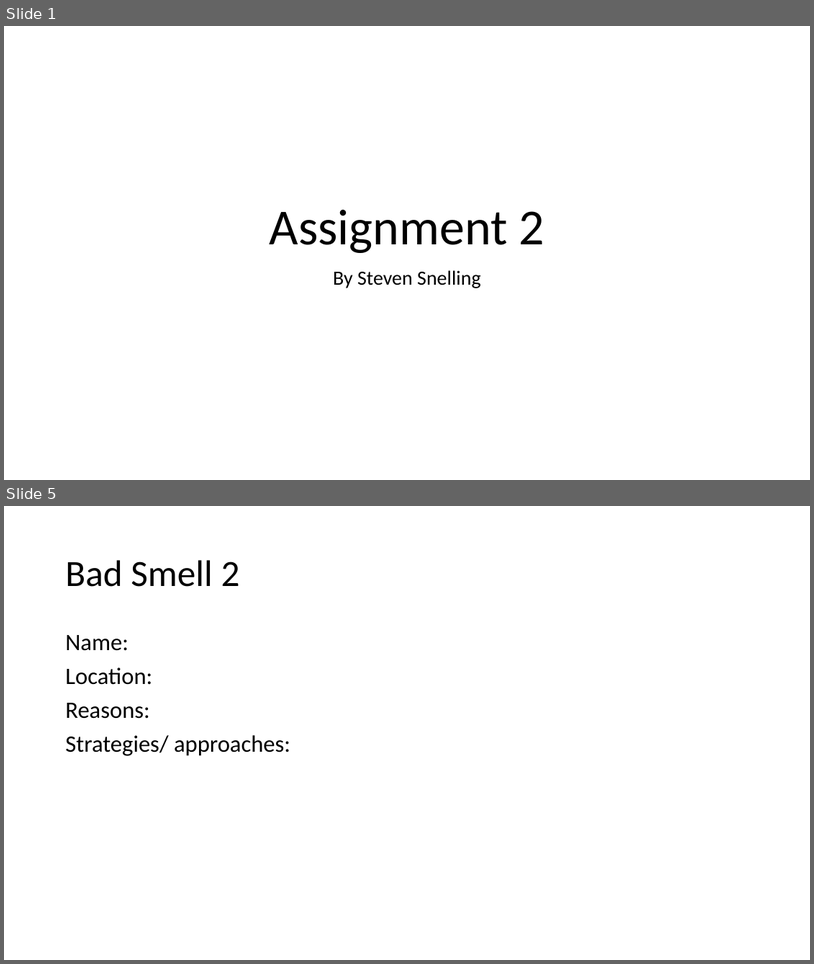
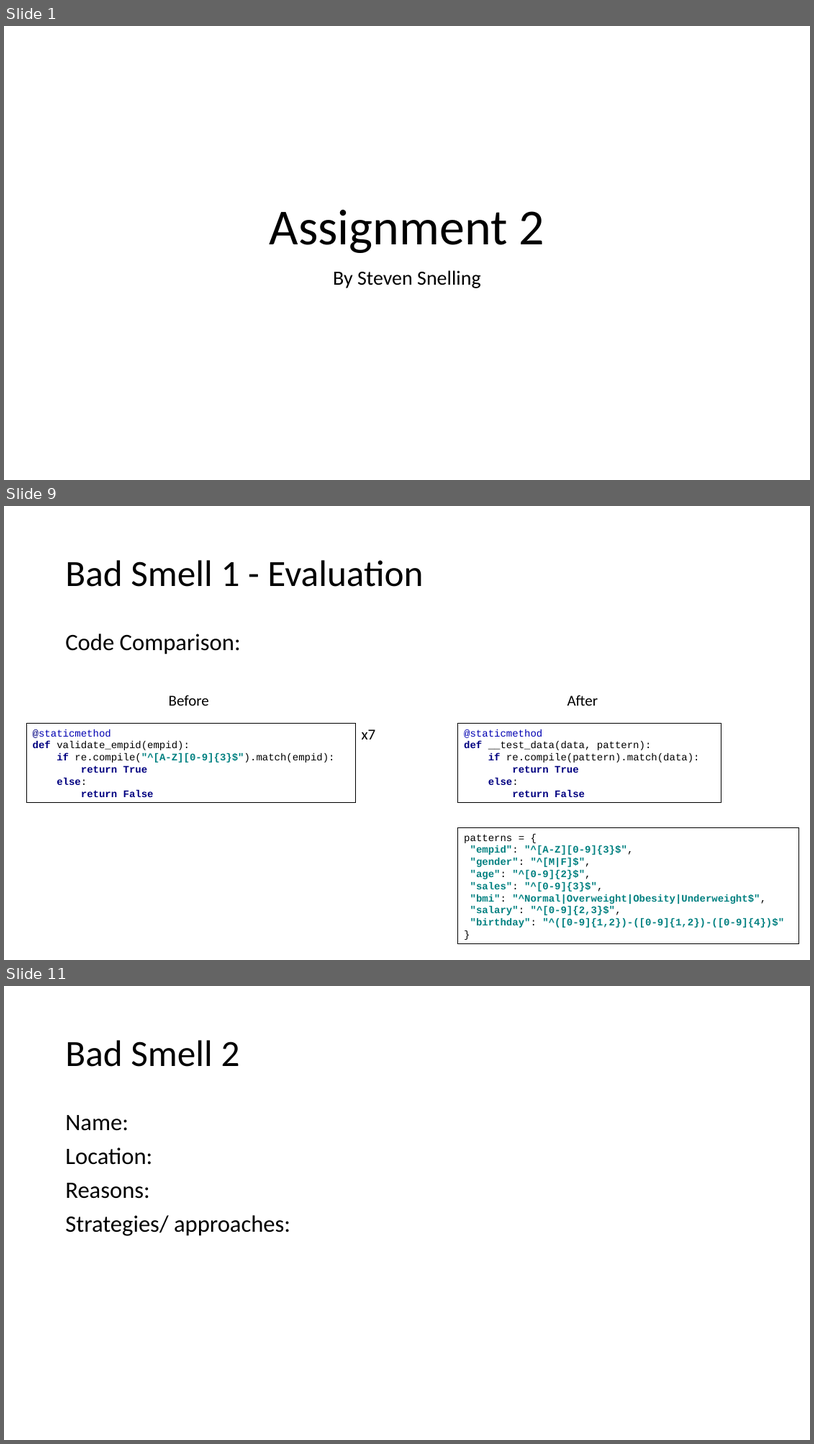
Before and after one commit to steven-snelling/PR301-Assignment_2, a slide deck: bad_smells.pptx. Shown one above the other, each under a label of ours: slides 1 and 5 before the commit, slides 1, 9 and 11 after it; the slides between them are not shown. The pictures are 814x964 and 814x1444 pixels, drawn with LibreOffice and Linux fonts; fonts in the diff are those of the drawing. Boxes give left, top, right and bottom in pixels: in the first picture for what was removed or moved away, otherwise in the second. Text is boxed around its words. In the diff, an @@ line names an element or a change of style, - is before the commit and + after.

```diff
--- a/bad_smells.pptx
+++ b/bad_smells.pptx
@@ slide 9 added at bbox=[4, 506, 810, 960], background #FFFFFF @@
@@ title added at bbox=[65, 560, 423, 587], 44 pt, text #000000 @@
+Bad Smell 1 - Evaluation
@@ text added at bbox=[65, 633, 241, 654], 28 pt, text #000000 @@
+Code Comparison:
@@ text added at bbox=[169, 695, 209, 705], 18 pt, text #000000 @@
+Before
@@ text added at bbox=[568, 695, 599, 705], 18 pt, text #000000 @@
+After
@@ rectangle added at bbox=[26, 723, 355, 803], fill #FFFFFF, outline #000000 0.75 pt, 12 pt, text #000000 @@
+@staticmethod
+def validate_empid(empid):
+if re.compile("^[A-Z][0-9]{3}$").match(empid):
+return True
+else:
+return False
@@ text added at bbox=[362, 729, 376, 739], 18 pt, text #000000 @@
+x7
@@ rectangle added at bbox=[458, 723, 721, 803], fill #FFFFFF, outline #000000 0.75 pt, 12 pt, text #000000 @@
+@staticmethod
+def __test_data(data, pattern):
+if re.compile(pattern).match(data):
+return True
+else:
+return False
@@ rectangle added at bbox=[458, 827, 800, 943], fill #FFFFFF, outline #000000 0.75 pt, 12 pt, text #008080, bold @@
+patterns = {
+"empid": "^[A-Z][0-9]{3}$",
+"gender": "^[M|F]$",
+"age": "^[0-9]{2}$",
+"sales": "^[0-9]{3}$",
+"bmi": "^Normal|Overweight|Obesity|Underweight$",
+"salary": "^[0-9]{2,3}$",
+"birthday": "^([0-9]{1,2})-([0-9]{1,2})-([0-9]{4})$"
+}
@@ what was slide 5 is now slide 11 @@
```
Also in this commit, not shown: 3 slides changed, 5 other slides added, 1 other file.
